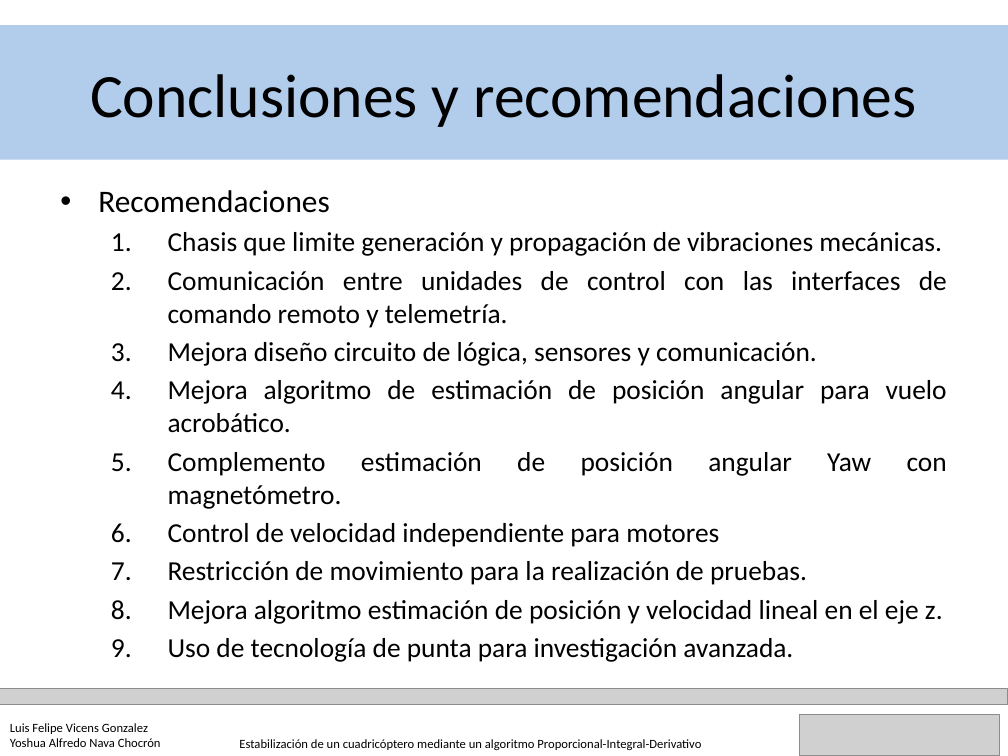
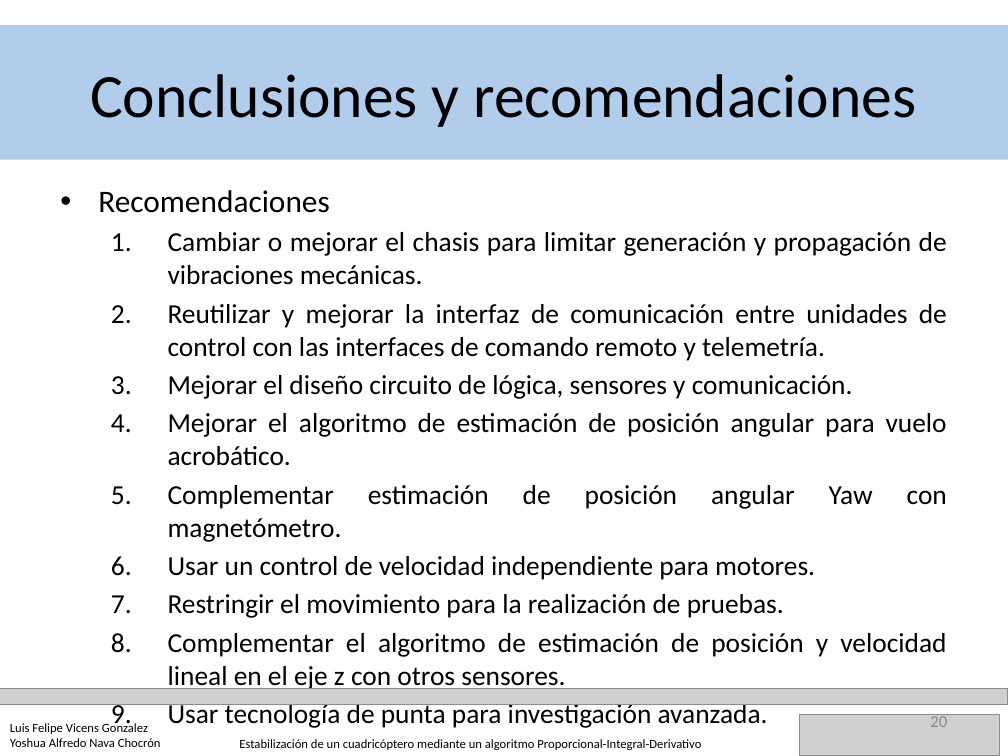
Before and after one commit to YoshuaNava/TesisCuadricoptero, a slide deck: slide 20 of Documento/Defensa TEG animaciones.pptx. Drawn at 1008x756 pixels with LibreOffice and Linux fonts; fonts in the diff are those of the drawing; grey boxes stand for pictures. Boxes give left, top, right and bottom in pixels: in the first picture for what was removed or moved away, otherwise in the second. Text is boxed around its words. In the diff, an @@ line names an element or a change of style, - is before the commit and + after.

```diff
--- a/Documento/Defensa TEG animaciones.pptx
+++ b/Documento/Defensa TEG animaciones.pptx
@@ text at [168,232,947,728]: text changed @@
-  1. Chasis que limite generación y propagación de vibraciones mecánicas.
-  2. Comunicación entre unidades de control con las interfaces de comando remoto y telemetría.
-  3. Mejora diseño circuito de lógica, sensores y comunicación.
-  4. Mejora algoritmo de estimación de posición angular para vuelo acrobático.
-  5. Complemento estimación de posición angular Yaw con magnetómetro.
-  6. Control de velocidad independiente para motores
-  7. Restricción de movimiento para la realización de pruebas.
-  8. Mejora algoritmo estimación de posición y velocidad lineal en el eje z.
-  9. Uso de tecnología de punta para investigación avanzada.
+  1. Cambiar o mejorar el chasis para limitar generación y propagación de vibraciones mecánicas.
+  2. Reutilizar y mejorar la interfaz de comunicación entre unidades de control con las interfaces de comando remoto y telemetría.
+  3. Mejorar el diseño circuito de lógica, sensores y comunicación.
+  4. Mejorar el algoritmo de estimación de posición angular para vuelo acrobático.
+  5. Complementar estimación de posición angular Yaw con magnetómetro.
+  6. Usar un control de velocidad independiente para motores.
+  7. Restringir el movimiento para la realización de pruebas.
+  8. Complementar el algoritmo de estimación de posición y velocidad lineal en el eje z con otros sensores.
+  9. Usar tecnología de punta para investigación avanzada.
@@ page number added at [930,714,947,727], 12 pt, text #8C8C8C @@
+20
```
Also in this commit, not shown: 22 other slides changed, 4 other files.
